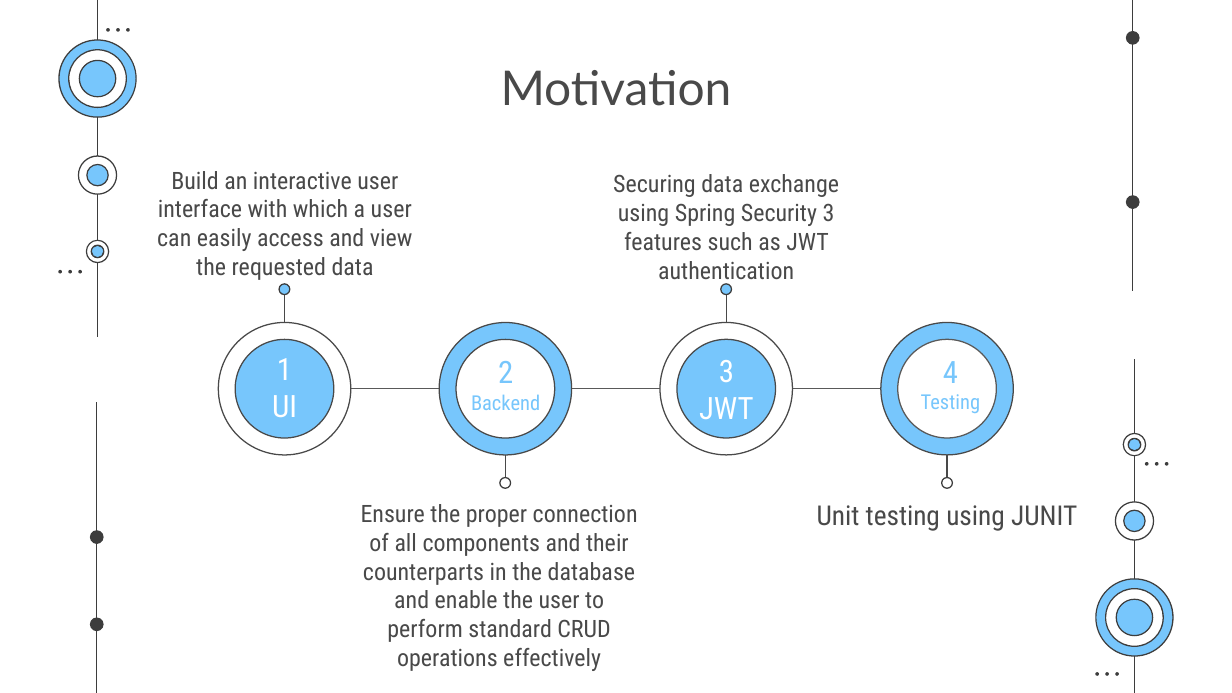
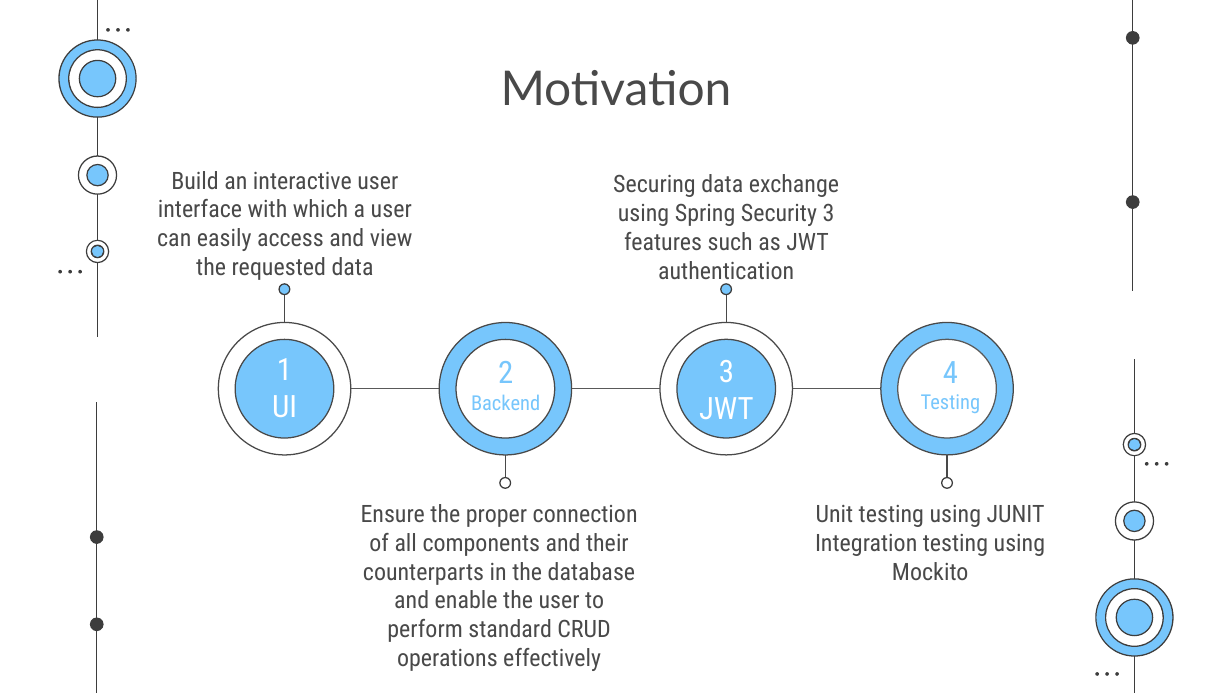
Before and after one commit to kabilan16/LoanManagement, a slide deck: slide 3 of Technology Consulting by Slidesgo.pptx. Drawn at 1232x693 pixels with LibreOffice and Linux fonts; fonts in the diff are those of the drawing. Boxes give left, top, right and bottom in pixels: in the first picture for what was removed or moved away, otherwise in the second. Text is boxed around its words. In the diff, an @@ line names an element or a change of style, - is before the commit and + after.

```diff
--- a/Technology Consulting by Slidesgo.pptx
+++ b/Technology Consulting by Slidesgo.pptx
@@ text at box(816, 505, 1045, 527): size 16 to 14 pt in "Unit testing using JUNIT" @@
@@ text at box(815, 534, 1045, 580): paragraph added @@
+Integration testing using Mockito
```
Also in this commit, not shown: 5 other slides changed, 2 slides removed.
